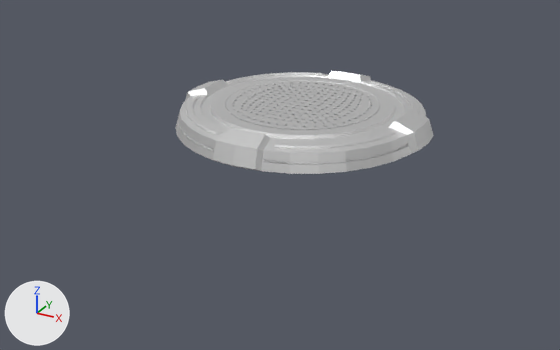
The FBX model Model/Foundation.fbx as it was, and as the next commit left it.
Before and after are seen from a 50 mm camera at (8.91, -17.42, 8.07) aimed at (-0.27, -0.73, -0.27). Every picture has the same lights, and +X, +Y and +Z are marked at lower left. Where no turn or scale is listed for an object, it has been applied to the vertices.

In view in the first picture: 'Base.001'.
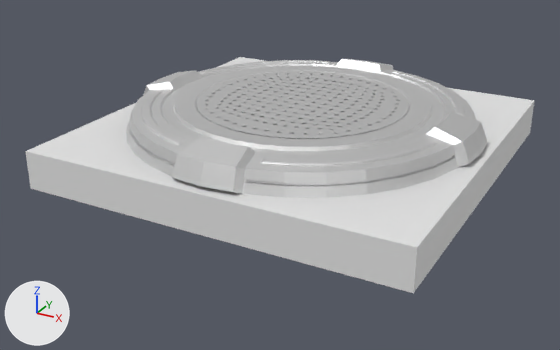
Patch to the scene script:
```diff
--- a/Model/Foundation.fbx.py
+++ b/Model/Foundation.fbx.py
@@ me_立方体_006 @@
+me_立方体_006.from_pydata(...)  # a box spanning x -5.0..5.0, y -5.0..5.0, z 0.0..1.0
@@ ob_base_001 @@
 ob_base_001.location = (0.0, 0.0, 1.0)
-ob_base_001.scale = (0.581, 0.581, 0.449)
+ob_base_001.scale = (0.802, 0.802, 0.5)
@@ ob_stage @@
+ob_stage = bpy.data.objects.new('Stage', me_立方体_006)
+ob_stage.location = (0.0, 0.0, 0.0)
```

Where the change shows, as pixel boxes [x1, y1, x2, y2] in the pictures (560 x 350 px):
'Base.001', rescaled (40% wider, 35% taller)
    before: [176, 71, 434, 174]
    after: [126, 59, 488, 198]
'Stage', added
    after: [25, 57, 535, 293]
